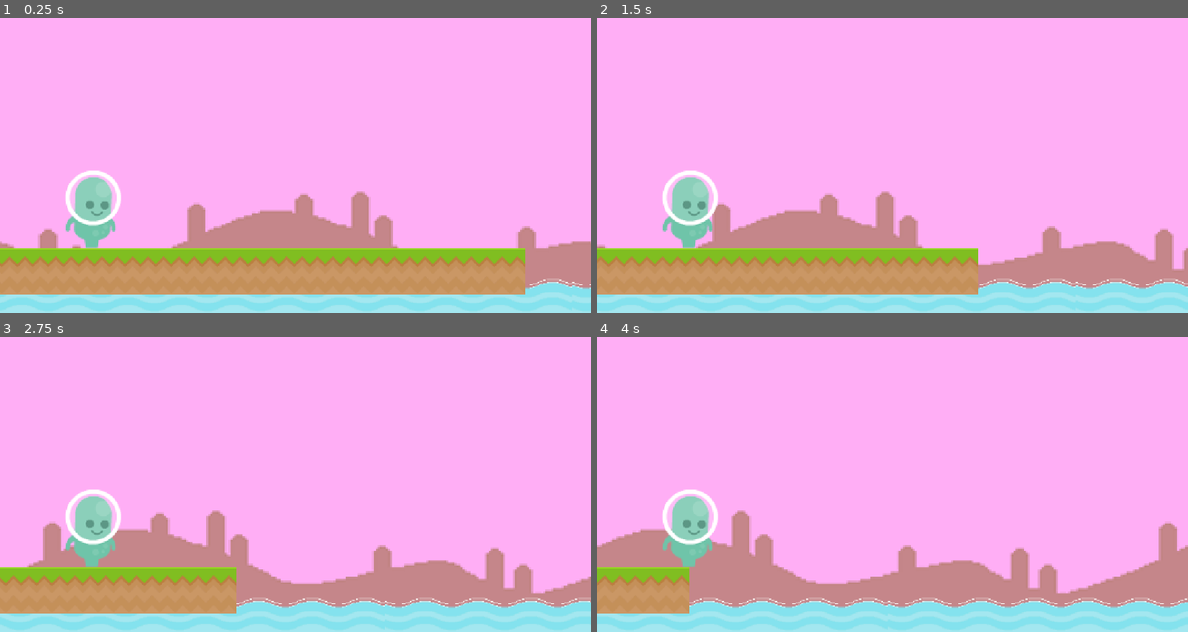
Above: before the commit, frames 1-4 (two rows, left to right).
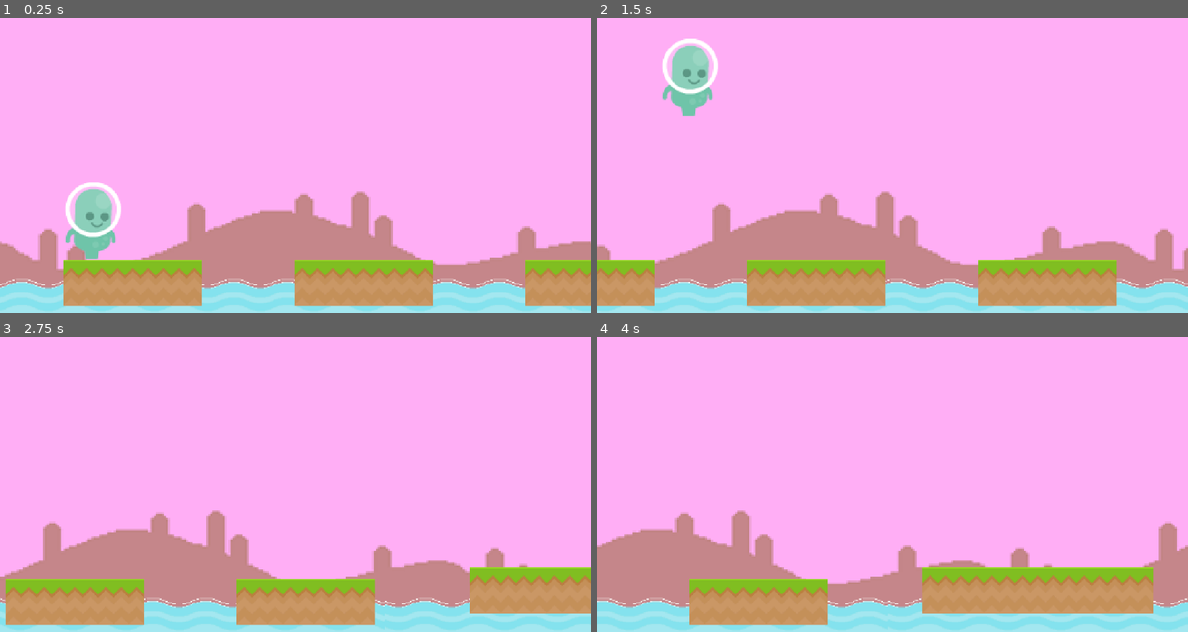
Above: after the commit, the same moments.

Repository: coruja182/zenva-godot-2024-tier-3
Game: Godot game, scene res://Scenes/world.tscn
Same seed, same stepped clock (60 frames per second), same inputs: the game is played once before the commit and once after it.
Inputs:
- Up to frame 1 (0.25 s): no input
- Up to frame 2 (1.5 s): tap Enter (ui_accept) at 0.5, 0.77 s
- Up to frame 3 (2.75 s): tap Enter (ui_accept) at 1.52 s
- Up to frame 4 (4 s): tap Enter (ui_accept) at 3.02, 3.77 s

The runs differ from the first frame. In frame 1, 16% of the frame differs, in the area x 0-100%, y 51-98%; in frame 2, 16%, in the area x 0-88%, y 7-98%; in frame 3, 14%; in frame 4, 14%.

Commit message:
chore(infinite scroller): applying pooling into the game

Diff:
--- a/infinite-scroller-project/Scenes/world.tscn
+++ b/infinite-scroller-project/Scenes/world.tscn
@@ -79,13 +79,14 @@
 stretch_mode = 1
 
 [node name="Player" type="CharacterBody2D" parent="."]
+unique_name_in_owner = true
 position = Vector2(80, 152)
 script = ExtResource("4_fo5ed")
 
 [node name="AnimatedSprite2D" type="AnimatedSprite2D" parent="Player"]
 position = Vector2(0, -2)
 sprite_frames = SubResource("SpriteFrames_5a7ea")
-frame_progress = 0.326004
+frame_progress = 0.651335
 
 [node name="CollisionShape2D" type="CollisionShape2D" parent="Player"]
 position = Vector2(0, -1)
--- a/infinite-scroller-project/Scripts/platform.gd
+++ b/infinite-scroller-project/Scripts/platform.gd
@@ -4,15 +4,28 @@
 
 var speed: int = 100
 var platform_size: int = 2
+var _TILE_WIDTH: int = 40
 
 
 func _physics_process(delta: float) -> void:
-	position.x -= speed * delta
+	if visible:
+		position.x -= speed * delta
 
 
+## Draw platforms based on the platform_size variable
 func set_plaforms():
+	# Clear existing tiles
+	clear()
+	# Set new tiles based on platform_size
 	for i in range(0, platform_size):
 		var l_coords = Vector2i(i, 0)
 		var l_source_id = 1
 		var l_atlas_coords = Vector2i.ZERO
 		set_cell(l_coords, l_source_id, l_atlas_coords)
+
+
+func get_visible_rect() -> Rect2:
+	var rect = Rect2()
+	rect.position = global_position
+	rect.size = Vector2(platform_size * _TILE_WIDTH, _TILE_WIDTH)
+	return rect
--- a/infinite-scroller-project/Scripts/platform_spawner.gd
+++ b/infinite-scroller-project/Scripts/platform_spawner.gd
@@ -1,18 +1,91 @@
 extends Node
+class_name PlatformSpawner
 
 
+@onready var player: Player = %Player
+@onready var debug_info: Label = %DebugInfo
+
 var platform_scene: PackedScene = preload("res://Scenes/platform.tscn")
-var pool_size: int = 4
-var platform_pool: Array = []
+var pool_size: int = 3
+var platform_pool: Array[Platform] = []
+
+var _last_platform_added: Platform
+var _PLATFORM_INITIAL_LENGTH: int = 3
+var _TILE_WIDTH: int = 40
+var DEFAULT_SPACING: int = _TILE_WIDTH * 2
 
 
-func _ready():
+func _ready() -> void:
+	_initialize_platform_pool()
+
+
+func _physics_process(_delta) -> void:
+
+	if _has_space_for_new_platform():
+		_last_platform_added = add_platform()
+
+	# check for platforms that have moved out of the screen and reset them
+	for platform in platform_pool:
+		if platform.visible and platform.get_visible_rect().end.x < 0:
+			reset_platform(platform)
+
+
+## Initializes the platform object pool
+func _initialize_platform_pool() -> void:
 	# initialize the object pool
-	for i in range(pool_size):
-		var platform_temp: Platform = platform_scene.instantiate()
+	for i_platform_index in range(pool_size):
+		var platform_temp: Platform = create_platform()
+		platform_temp.platform_size = _PLATFORM_INITIAL_LENGTH
+		platform_temp.set_plaforms()
+		platform_temp.position = Vector2( player.global_position.x + i_platform_index * (_TILE_WIDTH * _PLATFORM_INITIAL_LENGTH) + DEFAULT_SPACING * i_platform_index, 210)
+		platform_pool.append(platform_temp)
+		_last_platform_added = platform_temp
 		platform_temp.show()
-		platform_temp.platform_size = 3
-		platform_temp.set_plaforms()
-		platform_temp.position = Vector2(i * (40 * 3), 200)
-		platform_pool.append(platform_temp)
-		add_child(platform_temp)
+
+
+## Instantiates a new platform and adds it to the platform pool
+func create_platform() -> Platform:
+	var platform: Platform = platform_scene.instantiate()
+	platform.hide()
+	add_child(platform)
+	platform_pool.append(platform)
+	return platform
+
+
+## Hides and sends a platform back to the platform pool
+func reset_platform(platform: Platform) -> void:
+	# Doing my own approach here ...
+	# Get the viewpoert size
+	platform.global_position = get_viewport().get_visible_rect().end + Vector2(1, 0)
+	platform.hide()
+
+
+
+## Configures and shows a platform from the pool or creates a new one if none are available
+func add_platform() -> Platform:
+	print_debug("Adding platform")
+
+	var platform_found: Platform = null
+
+	# try to find a hidden platform in the pool
+	for i_platform in platform_pool:
+		if not i_platform.visible and platform_found == null:
+			platform_found = i_platform
+
+	if platform_found == null:
+		# no hidden platform found, create a new one
+		platform_found = create_platform()
+
+	# configure the platform
+	platform_found.platform_size = randi_range(2,5)
+	platform_found.set_plaforms()
+	var position_x = get_viewport().get_visible_rect().end.x
+	var position_y = randi_range(100, 220)
+	platform_found.position = Vector2(position_x, position_y)
+	platform_found.show()
+	return platform_found
+
+
+## Checks if there is space for a new platform to be added
+func _has_space_for_new_platform() -> bool:
+	return _last_platform_added.get_visible_rect().end.x < get_viewport().get_visible_rect().end.x - DEFAULT_SPACING
--- a/infinite-scroller-project/Scripts/player.gd
+++ b/infinite-scroller-project/Scripts/player.gd
@@ -1,7 +1,8 @@
 extends CharacterBody2D
+class_name Player
 
 
-const JUMP_VELOCITY: float = -400.0
+const JUMP_VELOCITY: float = -600.0
 
 
 func _physics_process(delta: float) -> void:
Not shown, changed: infinite-scroller-project/.gitignore
